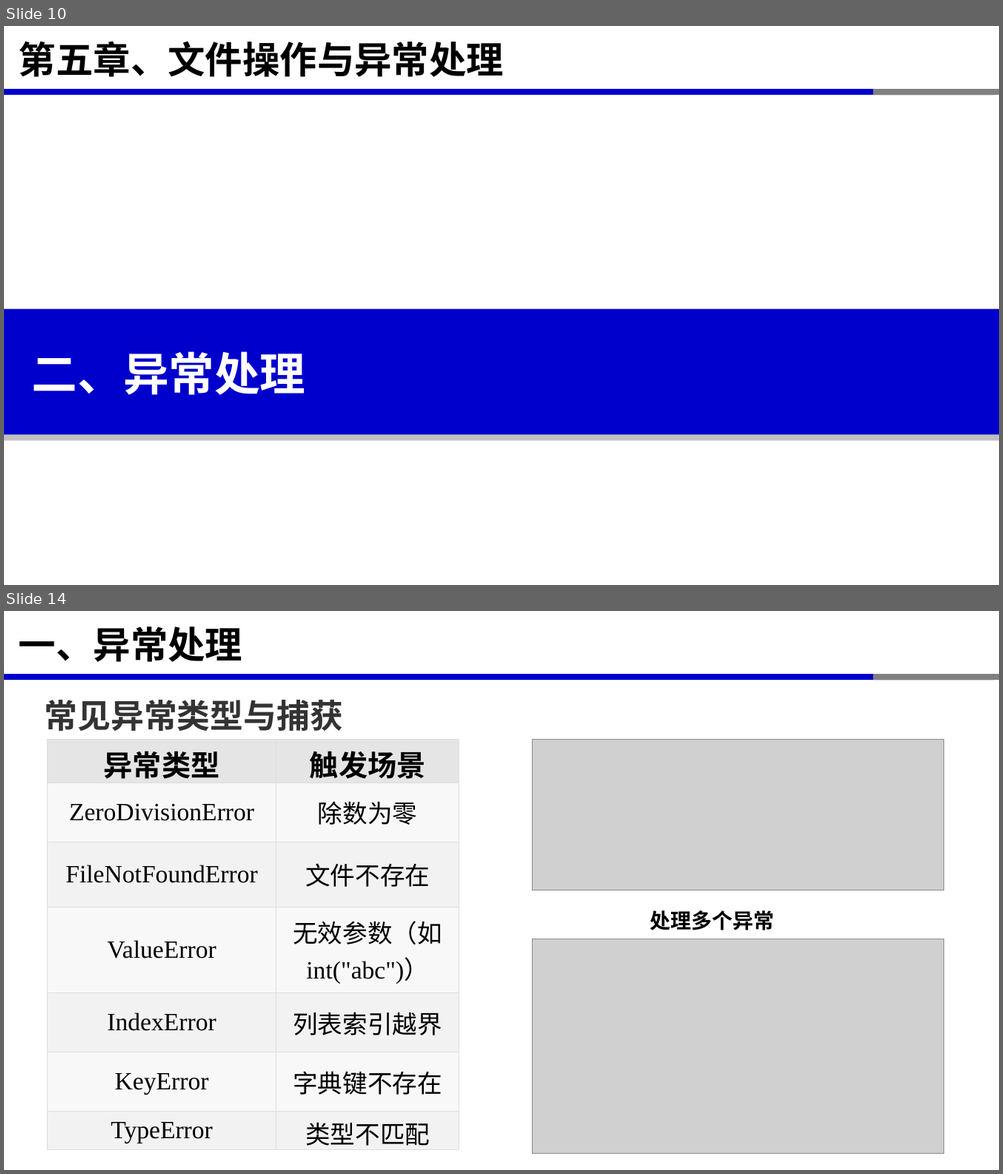
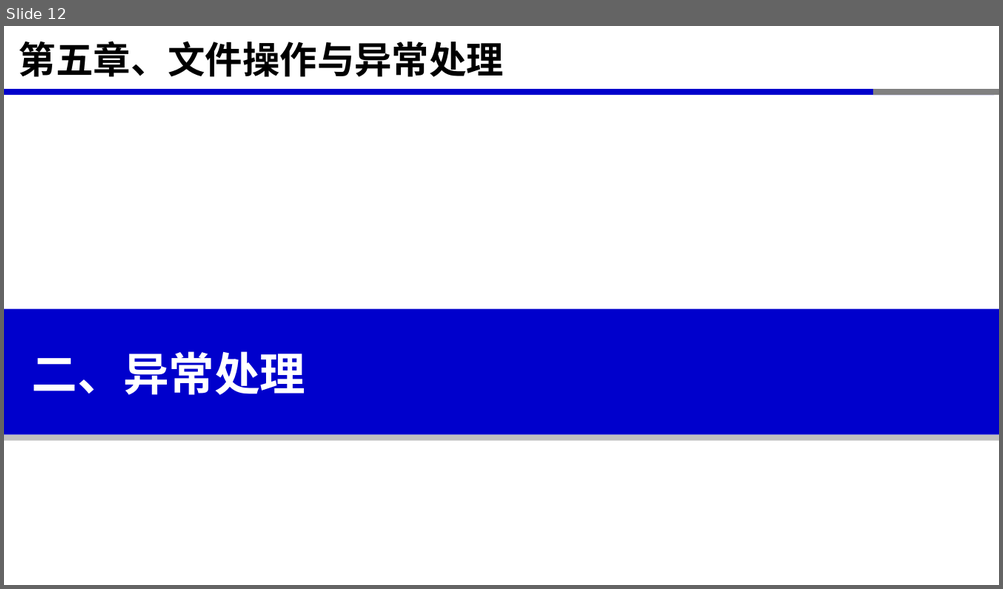
Before and after one commit to xinluo2018/programming-basics, a slide deck: 第5章-文件操作与异常处理/第5章-文件操作与异常处理.pptx. Shown one above the other, each under a label of ours: slides 10 and 14 before the commit, slide 12 after it; the slides between them are not shown. The pictures are 1003x1174 and 1003x589 pixels, drawn with LibreOffice and Linux fonts; fonts in the diff are those of the drawing; grey boxes stand for pictures. Boxes give left, top, right and bottom in pixels: in the first picture for what was removed or moved away, otherwise in the second. Text is boxed around its words. In the diff, an @@ line names an element or a change of style, - is before the commit and + after.

```diff
--- a/第5章-文件操作与异常处理/第5章-文件操作与异常处理.pptx
+++ b/第5章-文件操作与异常处理/第5章-文件操作与异常处理.pptx
@@ slide 14 removed at (x1=4, y1=611, x2=999, y2=1170), background #FFFFFF; not listed: 3 template elements that a slide beside it also shows @@
@@ title removed at (x1=19, y1=627, x2=242, y2=662) @@
-一、异常处理
@@ text removed at (x1=45, y1=700, x2=343, y2=731) @@
-常见异常类型与捕获
@@ table removed at (x1=47, y1=739, x2=459, y2=1150), 7 rows, 2 columns @@
-异常类型 | 触发场景
-ZeroDivisionError | 除数为零
-FileNotFoundError | 文件不存在
-ValueError | 无效参数（如int("abc")）
-IndexError | 列表索引越界
-KeyError | 字典键不存在
-TypeError | 类型不匹配
@@ picture removed at (x1=532, y1=739, x2=943, y2=891) @@
@@ text removed at (x1=650, y1=911, x2=774, y2=931) @@
-处理多个异常
@@ picture removed at (x1=532, y1=940, x2=943, y2=1153) @@
@@ what was slide 10 is now slide 12 @@
```
Also in this commit, not shown: 8 slides changed, 5 slides added, 1 other slide removed, 7 other files.
